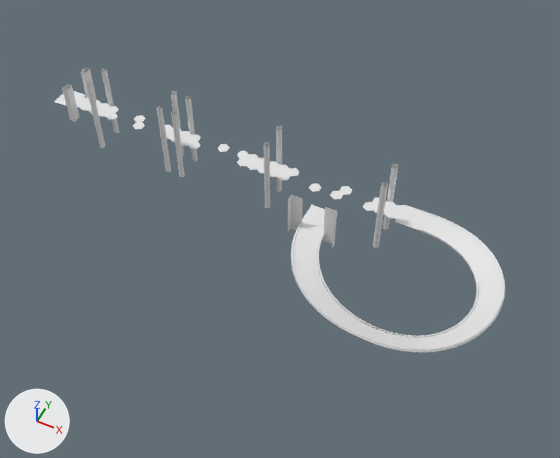
A saved change to the glTF model Project/area/7 night palace/environment/collision/NPSpaceD.gltf.
Rendered twice from a 50 mm camera at (1101.0, 467.0, 337.0) aimed at (965.0, 739.0, -3.0). The axes (+X, +Y, +Z) are drawn at lower left. The lights are the same throughout. Vertices at the same position are counted once.

In view in the first picture: 'Floor', 'Wall'.
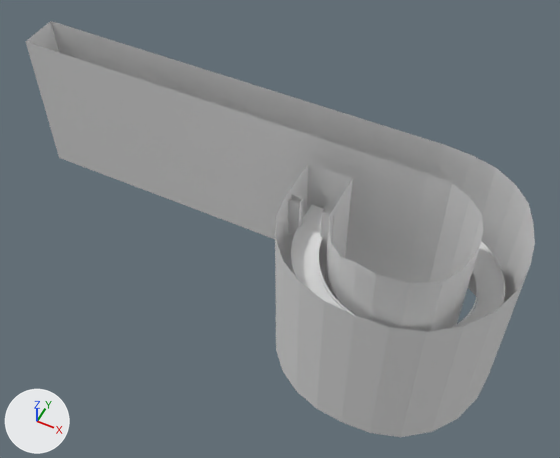
What differs and where, as boxes (x1, y1, x2, y2) in the pictures (560 x 458 px):
'Wall', reshaped (15% wider, 46% taller)
    before: (62, 67, 505, 352)
    after: (26, 21, 535, 437)
part 1 of me_wall, added
    after: (26, 21, 535, 437)
part 2 of me_wall, added
    after: (288, 199, 334, 247)
'Floor', unchanged, covered by the edit
    before: (54, 91, 505, 350)
    after: (291, 205, 505, 328)

The change, as a list of edits to the scene's bpy script:
```text
Change me_wall:
    used by ob_wall; location = (0.0, 0.0, 0.0)
    verts and faces of me_wall; kept vertices keep their numbers, new ones are numbered from 708
    before: 424 (986.0, 725.0, 18.0), 425 (998.0, 725.0, 18.0) at pixel (322, 240), 426 (986.0, 725.0, 45.0) at pixel (302, 198), 427 (998.0, 725.0, 45.0) at pixel (324, 206), 568 (979.0, 722.0, 18.0) at pixel (287, 232)
    before: 569 (979.0, 722.0, 45.0) at pixel (288, 199), 570 (1005.0, 722.0, 18.0) at pixel (331, 249), 571 (1005.0, 722.0, 45.0) at pixel (334, 215)
    remove me_wall.from_pydata(...)  # 708 vertices, 704 faces; spans x 792.0..1098.0, y 673.0..793.0, z -26.0..45.0
    add me_wall.from_pydata(...)  # 788 vertices, 788 faces; spans x 771.0..1103.0, y 665.0..793.0, z -50.0..50.0
    me_wall part 1: a new loose piece of 76 vertices spanning x 771.0..1103.0, y 665.0..793.0, z -50.0..50.0
    me_wall part 2
    add for new, old in zip([*range(708, 712)], [*range(424, 428)]): verts[new] = verts[old] + (0.0, -3.0, 0.0)
    add faces += [(425, 709, 427), (427, 709, 711), (424, 426, 710), (424, 710, 708), (568, 708, 569), (569, 708, 710)]
    add faces += [(570, 571, 711), (570, 711, 709)]
```
